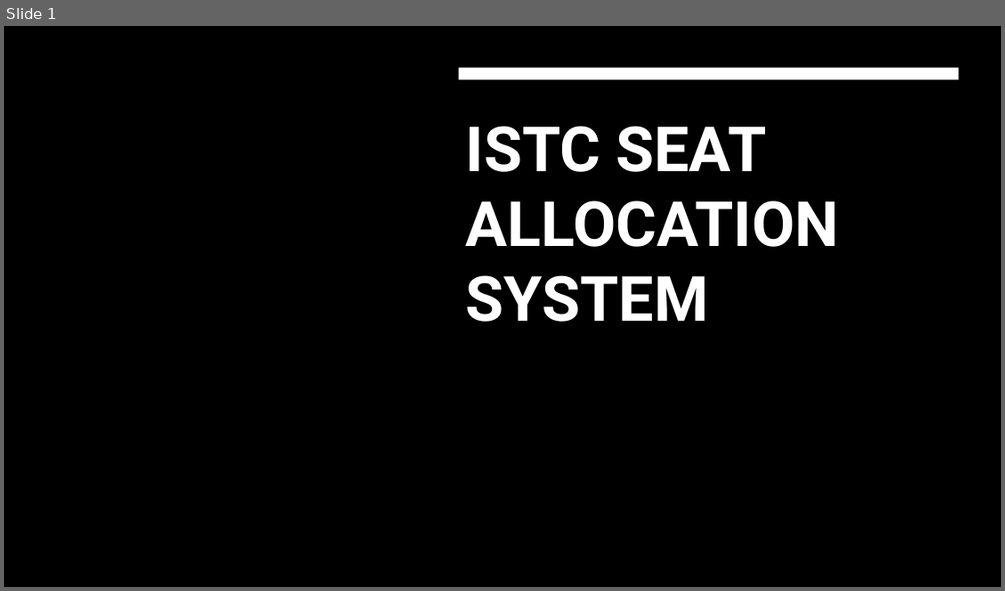
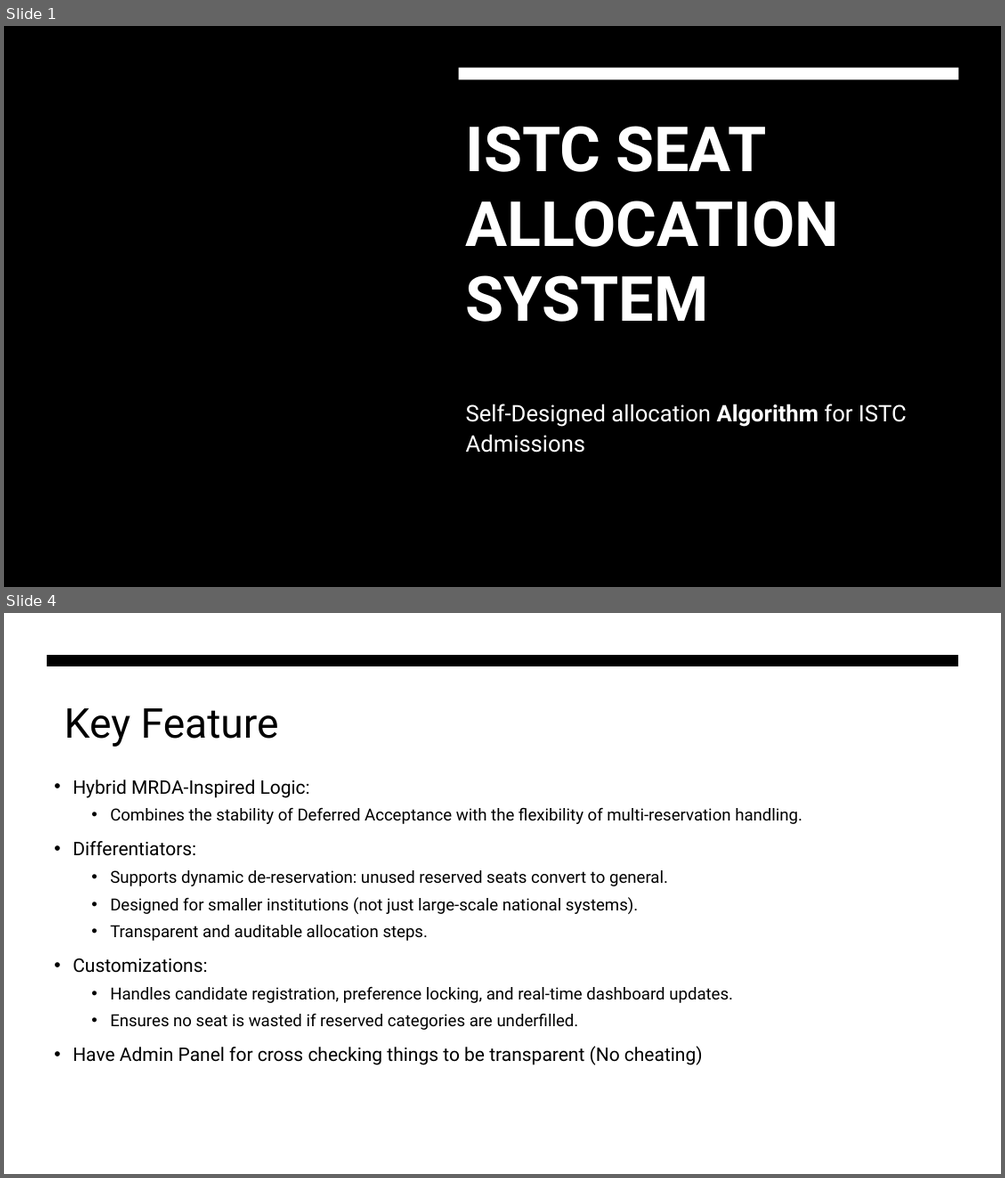
Before and after one commit to jainishjain11/istc-seat-allocation, a slide deck: public/ISTC_PPT.pptx. Shown one above the other, each under a label of ours: slide 1 before the commit, slides 1 and 4 after it; the slides between them are not shown. The pictures are 1005x591 and 1005x1178 pixels, drawn with LibreOffice and Linux fonts; fonts in the diff are those of the drawing; background and template pictures are left out. Boxes give left, top, right and bottom in pixels: in the first picture for what was removed or moved away, otherwise in the second. Text is boxed around its words. In the diff, an @@ line names an element or a change of style, - is before the commit and + after.

```diff
--- a/public/ISTC_PPT.pptx
+++ b/public/ISTC_PPT.pptx
@@ slide 4 added at (x1=4, y1=613, x2=1001, y2=1174), background #FFFFFF @@
@@ freeform shape added at (x1=47, y1=655, x2=959, y2=666), fill #000000 @@
@@ title added at (x1=65, y1=708, x2=279, y2=747), 39.6 pt, text #000000 @@
+Key Feature
@@ text added at (x1=73, y1=779, x2=802, y2=1065), 16 pt, text #000000 @@
+• Hybrid MRDA-Inspired Logic:
+  • Combines the stability of Deferred Acceptance with the flexibility of multi-reservation handling.
+• Differentiators:
+  • Supports dynamic de-reservation: unused reserved seats convert to general.
+  • Designed for smaller institutions (not just large-scale national systems).
+  • Transparent and auditable allocation steps.
+• Customizations:
+  • Handles candidate registration, preference locking, and real-time dashboard updates.
+  • Ensures no seat is wasted if reserved categories are underfilled.
+• Have Admin Panel for cross checking things to be transparent (No cheating)
@@ slide 1 changed as well @@
@@ subtitle added at (x1=466, y1=403, x2=906, y2=452), 22 pt, text #FFFFFF @@
+Self-Designed allocation Algorithm for ISTC Admissions
```
Also in this commit, not shown: 6 other slides added, 5 slides removed.
